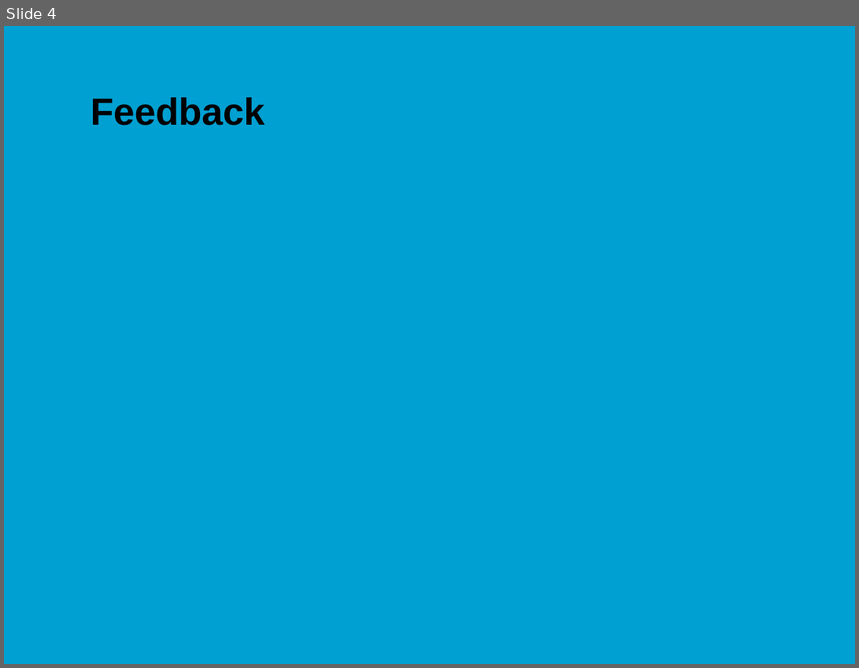
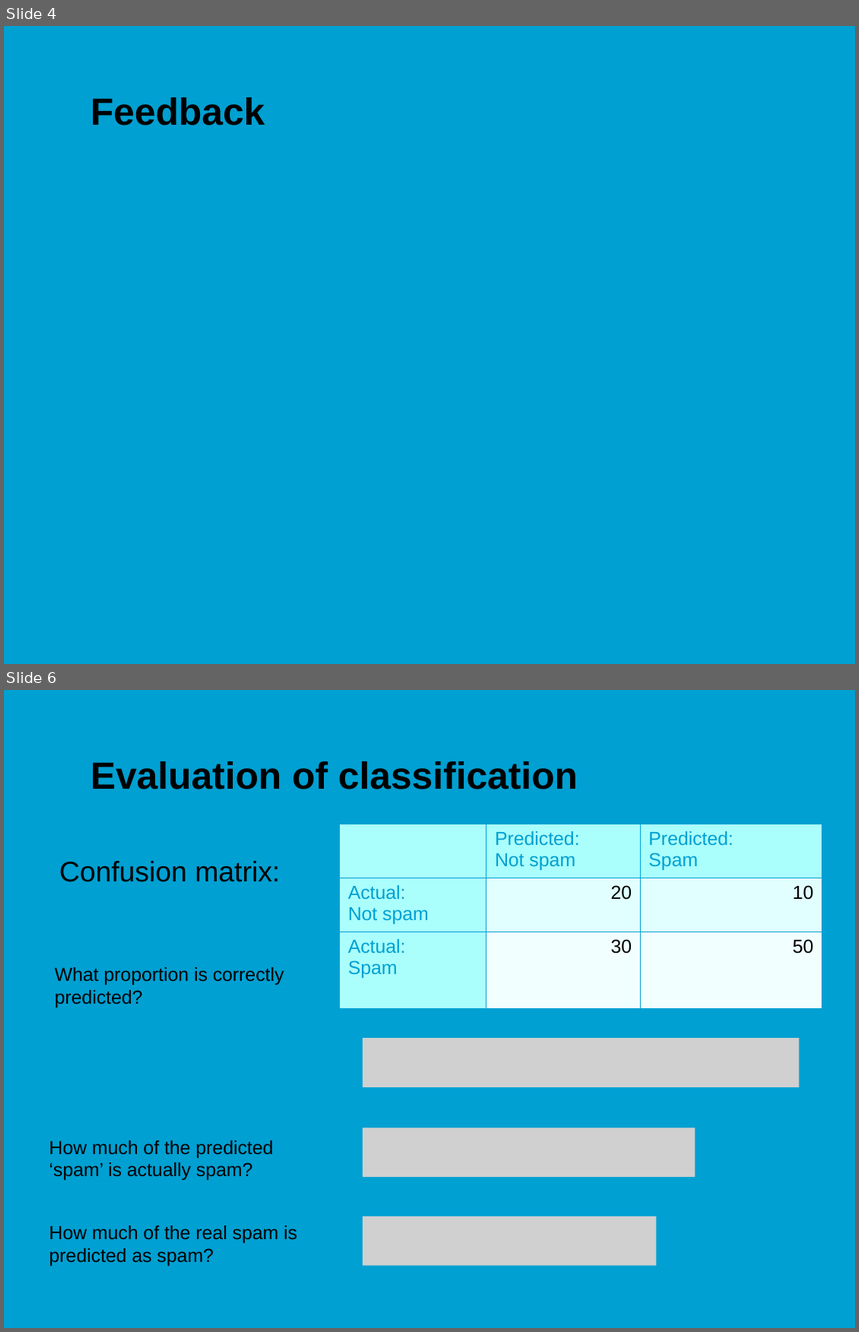
Before and after one commit to jonasmoons/data-driven-learning, a slide deck: slides/ddl-w8l2.pptx. Shown one above the other, each under a label of ours: slide 4 before the commit, slides 4 and 6 after it; the slides between them are not shown. The pictures are 859x668 and 859x1332 pixels, drawn with LibreOffice and Linux fonts; fonts in the diff are those of the drawing; grey boxes stand for pictures; background and template pictures are left out. Boxes give left, top, right and bottom in pixels: in the first picture for what was removed or moved away, otherwise in the second. Text is boxed around its words. In the diff, an @@ line names an element or a change of style, - is before the commit and + after.

```diff
--- a/slides/ddl-w8l2.pptx
+++ b/slides/ddl-w8l2.pptx
@@ slide 6 added at bbox=[4, 690, 855, 1328], background picture (left out) @@
@@ title added at bbox=[91, 761, 578, 790], 32 pt, text #000000, bold @@
+Evaluation of classification
@@ table added at bbox=[339, 825, 823, 1009], 3 rows, 3 columns @@
+ | Predicted: / Not spam | Predicted: / Spam
+Actual: / Not spam | 20 | 10
+Actual: / Spam | 30 | 50
@@ text added at bbox=[59, 861, 280, 882], 24 pt, text #000000 @@
+Confusion matrix:
@@ text added at bbox=[55, 967, 284, 1008], 16 pt, text #000000 @@
+What proportion is correctly
+predicted?
@@ picture added at bbox=[363, 1038, 799, 1087] @@
@@ text added at bbox=[49, 1141, 273, 1180], 16 pt, text #000000 @@
+How much of the predicted ‘spam’ is actually spam?
@@ picture added at bbox=[363, 1129, 695, 1178] @@
@@ text added at bbox=[49, 1226, 297, 1266], 16 pt, text #000000 @@
+How much of the real spam is predicted as spam?
@@ picture added at bbox=[363, 1217, 656, 1266] @@
```
Also in this commit, not shown: 2 slides changed, 1 other slide added, 1 slide removed, 5 other files.
